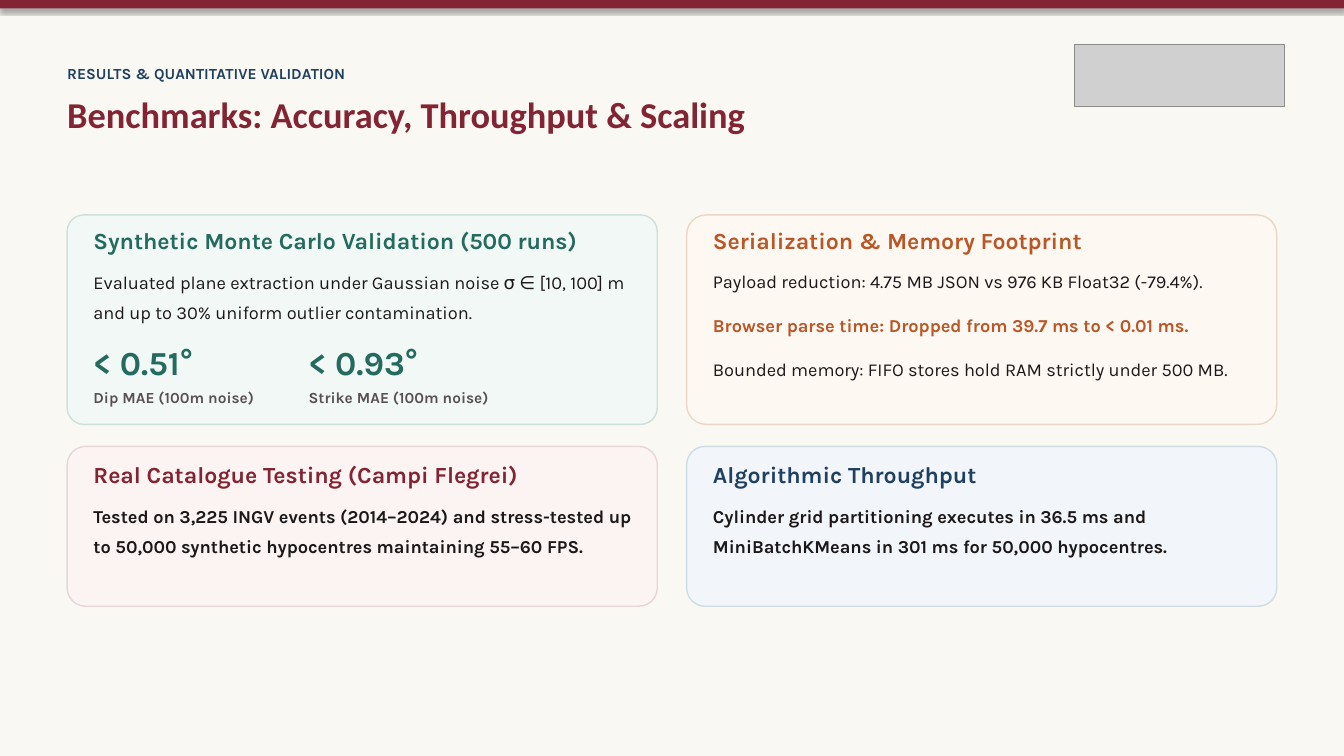
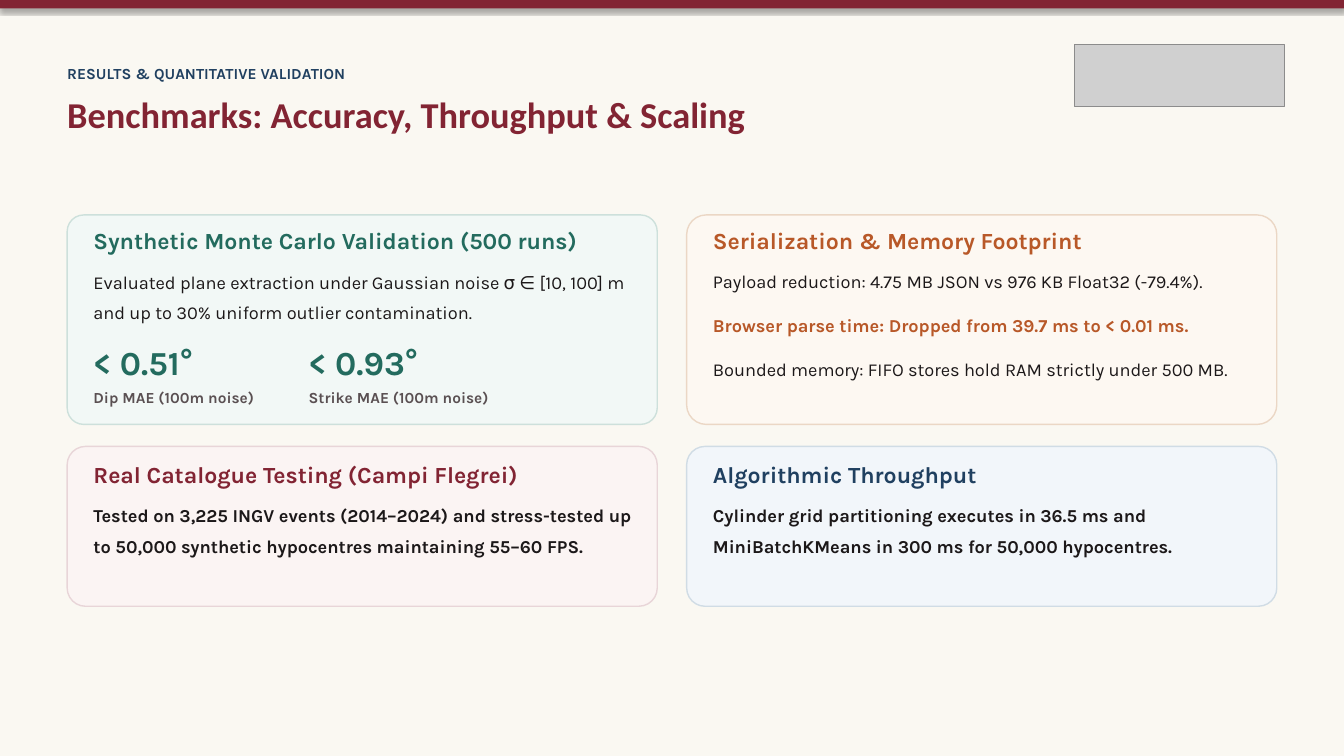
Before and after one commit to Crucio104/Seismic-Viewer-Presentation, a slide deck: slide 13 of thesis/presentation/Seismic Viewer - Thesis Defense.pptx. Drawn at 1344x756 pixels with LibreOffice and Linux fonts; fonts in the diff are those of the drawing; grey boxes stand for pictures. Boxes give left, top, right and bottom in pixels: in the first picture for what was removed or moved away, otherwise in the second. Text is boxed around its words. In the diff, an @@ line names an element or a change of style, - is before the commit and + after.

```diff
--- a/thesis/presentation/Seismic Viewer - Thesis Defense.pptx
+++ b/thesis/presentation/Seismic Viewer - Thesis Defense.pptx
@@ text at [713, 509, 1172, 558]: text changed @@
-Cylinder grid partitioning executes in 36.5 ms and MiniBatchKMeans in 301 ms for 50,000 hypocentres.
+Cylinder grid partitioning executes in 36.5 ms and MiniBatchKMeans in 300 ms for 50,000 hypocentres.
```
Also in this commit, not shown: 10 other slides changed, 11 other files.
